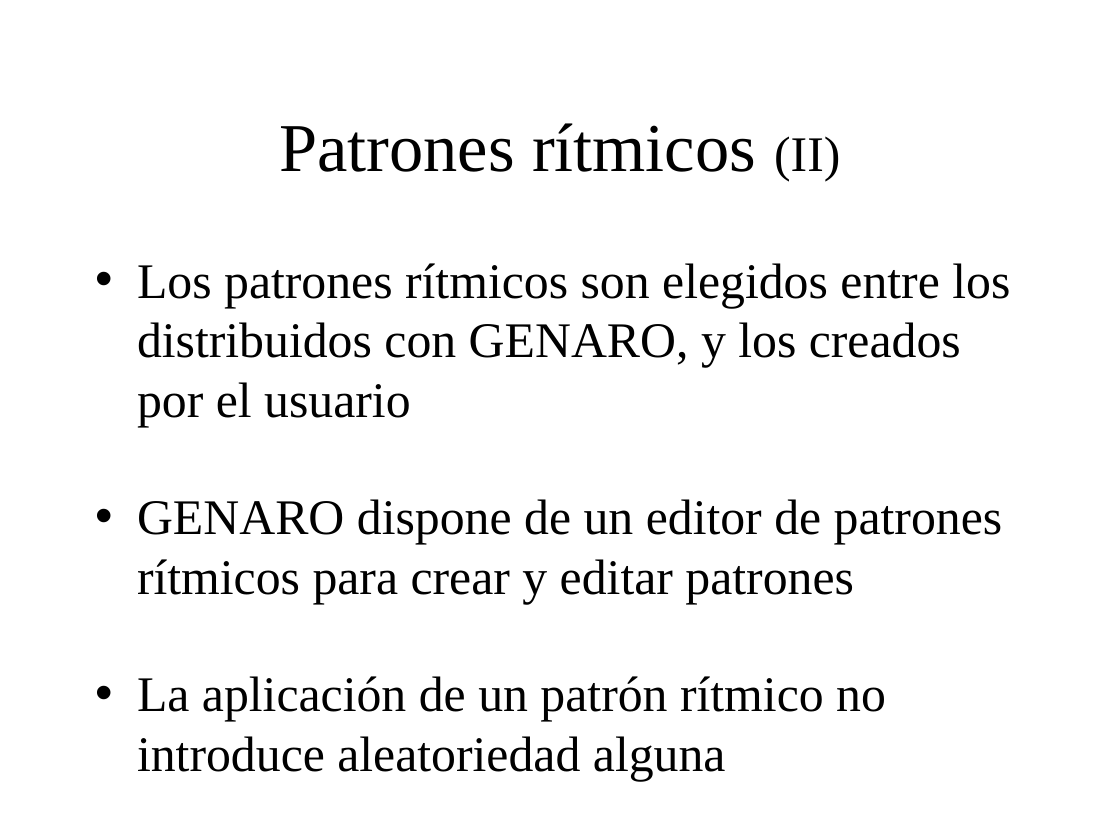
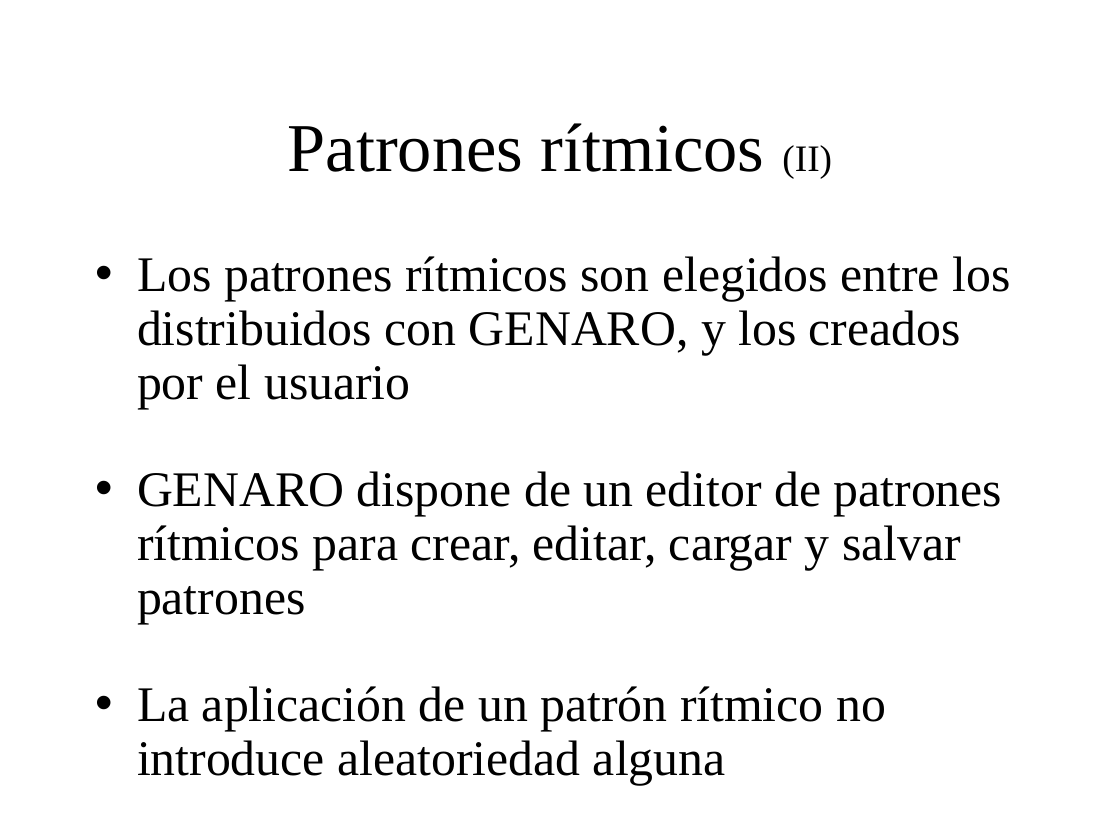
Before and after one commit to BackupTheBerlios/genaro, a slide deck: slide 26 of Documentos/MemoriaSSII/presentacion_proyecto.ppt (slide 25 before the commit). Drawn at 1120x840 pixels with LibreOffice and Linux fonts; fonts in the diff are those of the drawing; background and template pictures are left out. Boxes give left, top, right and bottom in pixels: in the first picture for what was removed or moved away, otherwise in the second. Text is boxed around its words. In the diff, an @@ line names an element or a change of style, - is before the commit and + after.

```diff
--- a/Documentos/MemoriaSSII/presentacion_proyecto.ppt
+++ b/Documentos/MemoriaSSII/presentacion_proyecto.ppt
@@ title "Patrones rítmicos (II)" at (288,123,832,179): size 32 to 24 pt in "(II)" @@
@@ text at (137,256,1010,785): line spacing 1 to 0.9 @@
@@ text at (137,471,1003,624): text changed @@
-• GENARO dispone de un editor de patrones rítmicos para crear y editar patrones
+• GENARO dispone de un editor de patrones rítmicos para crear, editar, cargar y salvar patrones
```
Also in this commit, not shown: 29 other slides changed, 6 slides added.
